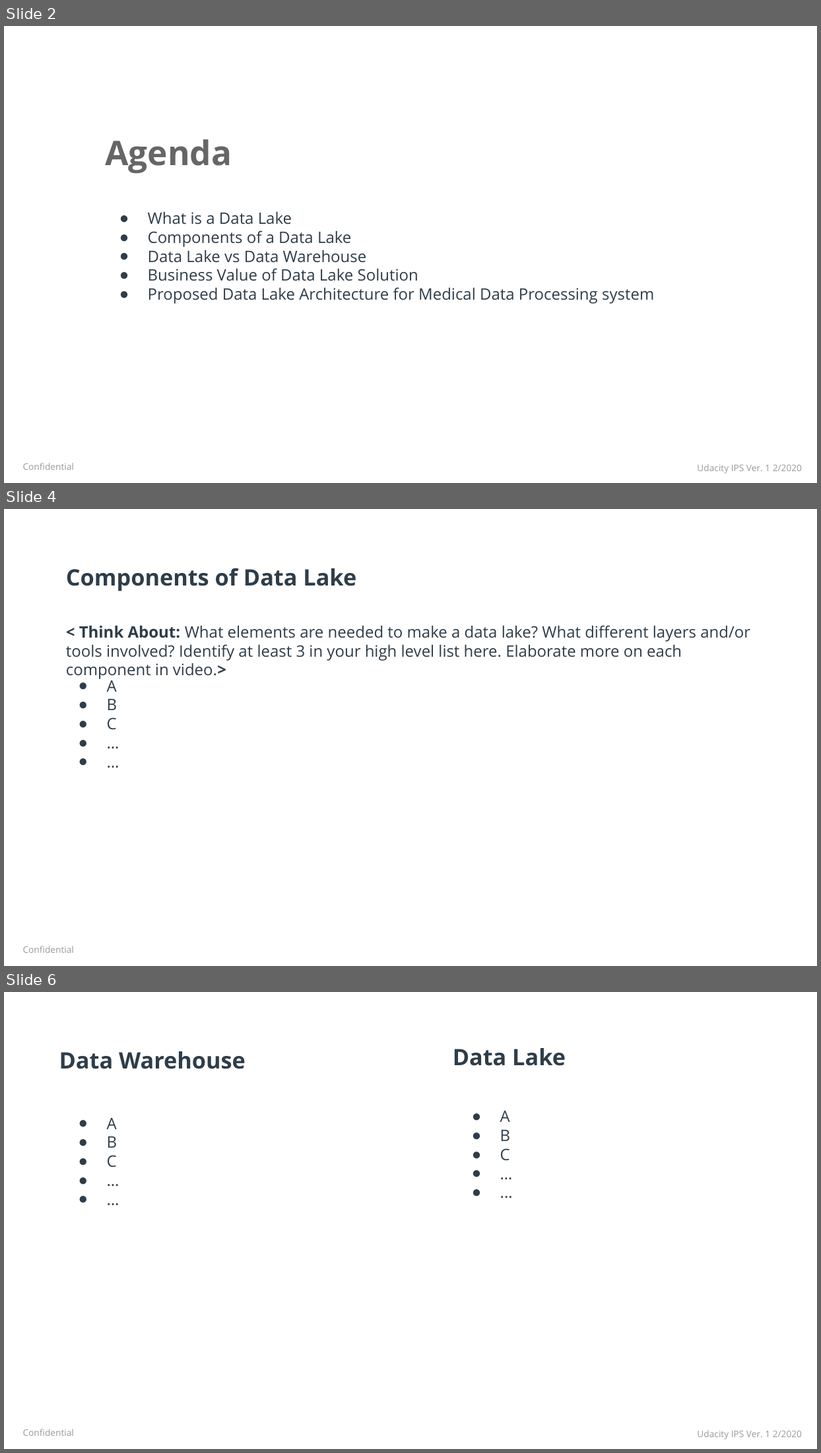
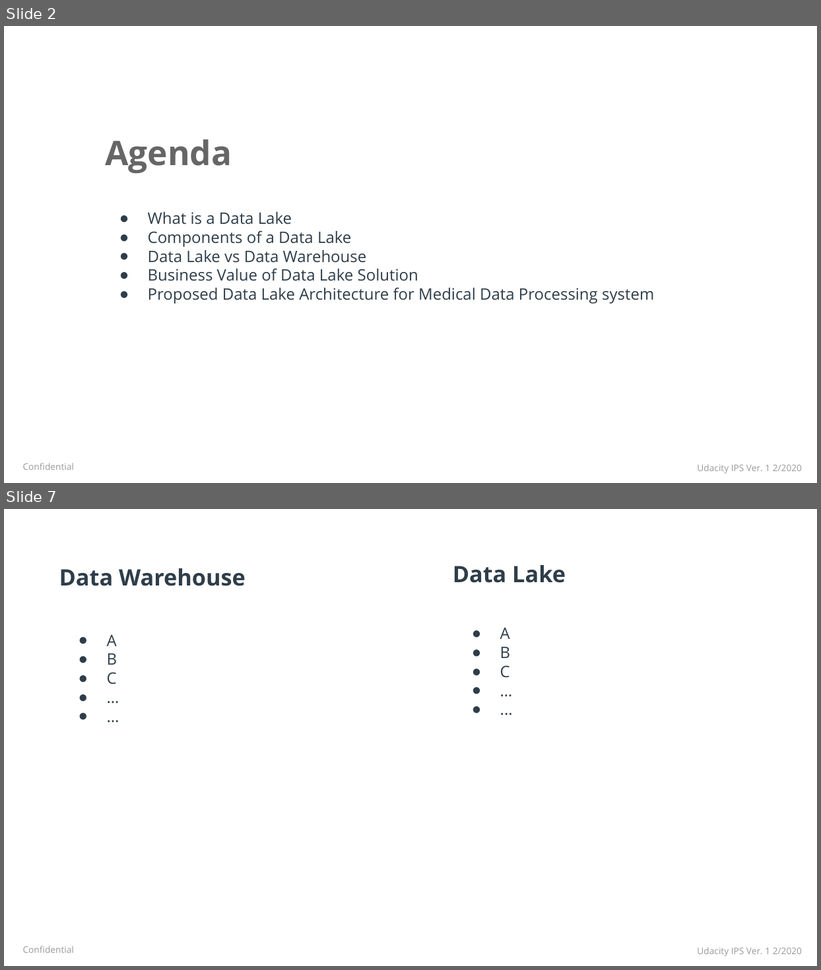
Before and after one commit to fuongcao/udacity-data-achitect, a slide deck: 3- Enterprise Data Lake/Datalake Executive Presentation.pptx. Shown one above the other, each under a label of ours: slides 2, 4 and 6 before the commit, slides 2 and 7 after it; the slides between them are not shown. The pictures are 821x1453 and 821x970 pixels, drawn with LibreOffice and Linux fonts; fonts in the diff are those of the drawing; background and template pictures are left out. Boxes give left, top, right and bottom in pixels: in the first picture for what was removed or moved away, otherwise in the second. Text is boxed around its words. In the diff, an @@ line names an element or a change of style, - is before the commit and + after.

```diff
--- a/3- Enterprise Data Lake/Datalake Executive Presentation.pptx
+++ b/3- Enterprise Data Lake/Datalake Executive Presentation.pptx
@@ slide 4 removed at [4,509,817,966], background picture (left out); not listed: 1 template element that a slide beside it also shows @@
@@ title removed at [66,568,356,591] @@
-Components of Data Lake
@@ subtitle removed at [66,625,750,661] @@
-< Think About: What elements are needed to make a data lake? What different layers and/or tools involved? Identify at least 3 in your high level list here. Elaborate more on each component in video.>
@@ text removed at [107,681,118,730] @@
-● A
-● B
-● C
-● …
-● ...
@@ what was slide 6 is now slide 7 @@
```
Also in this commit, not shown: 3 slides changed, 2 slides added, 3 other files.
